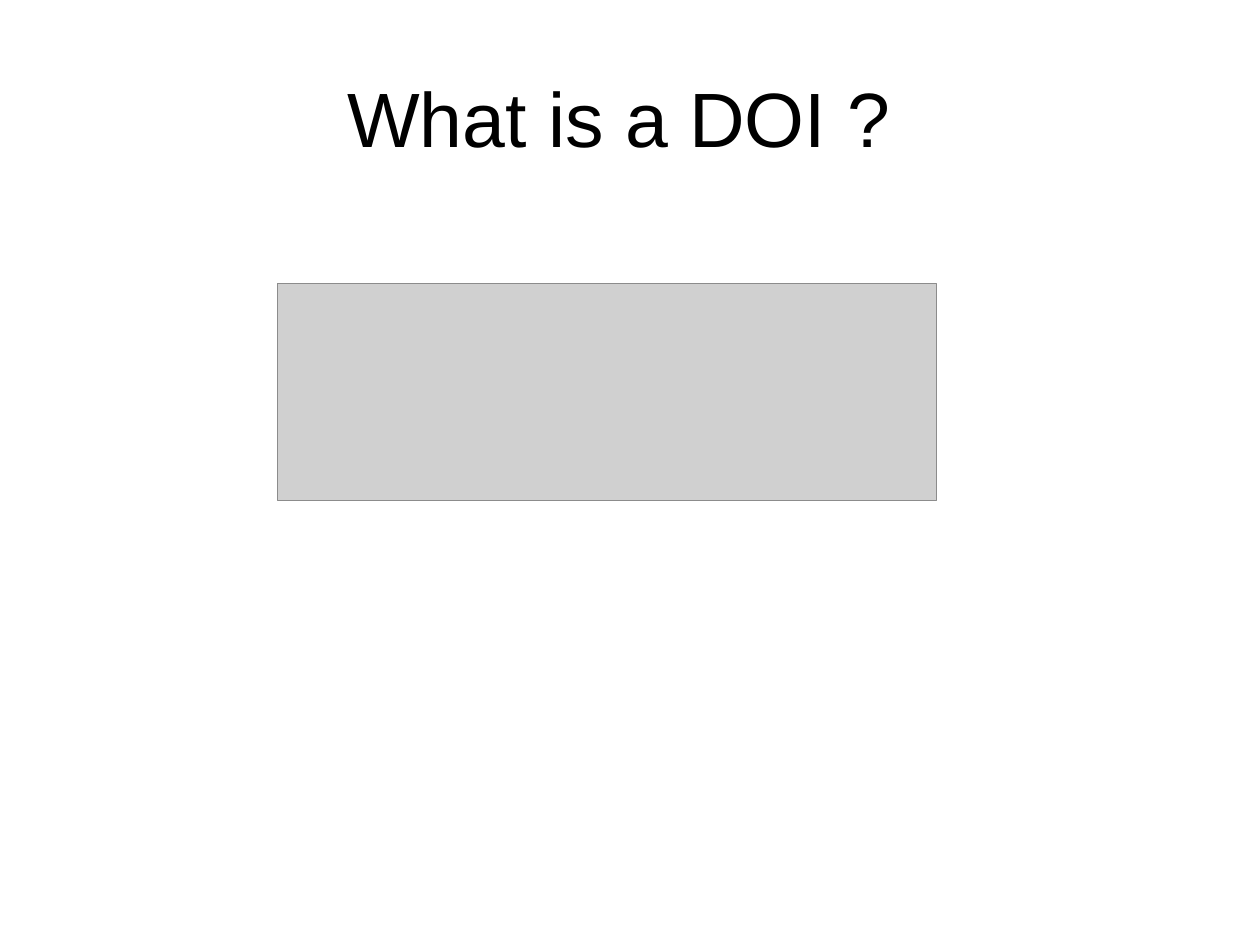
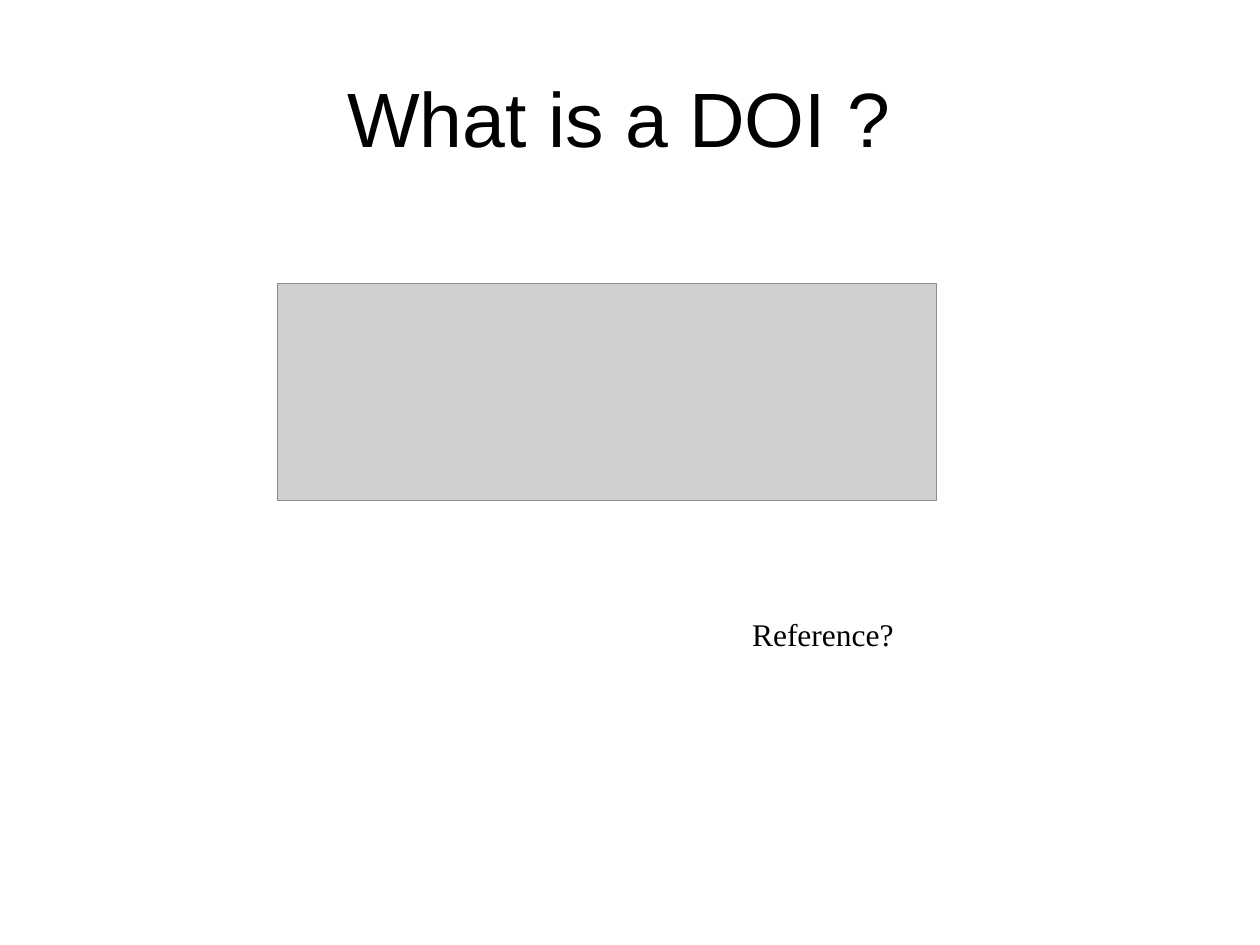
Before and after one commit to DataCurationWorkshop/HongKongCurationWorkshop, a slide deck: slide 10 of Day_1/Lectures/Slides/Day_1_Lecture_Identifier.pptx. Drawn at 1260x945 pixels with LibreOffice and Linux fonts; fonts in the diff are those of the drawing; grey boxes stand for pictures; background and template pictures are left out. Boxes give left, top, right and bottom in pixels: in the first picture for what was removed or moved away, otherwise in the second. Text is boxed around its words. In the diff, an @@ line names an element or a change of style, - is before the commit and + after.

Commit message:
adding identifier text and slides - almost done

```diff
--- a/Day_1/Lectures/Slides/Day_1_Lecture_Identifier.pptx
+++ b/Day_1/Lectures/Slides/Day_1_Lecture_Identifier.pptx
@@ text added at (752,624,893,647), 18 pt, text #000000 @@
+Reference?
```
Also in this commit, not shown: 5 other slides changed, 4 slides added, 1 slide removed, 2 other files.
